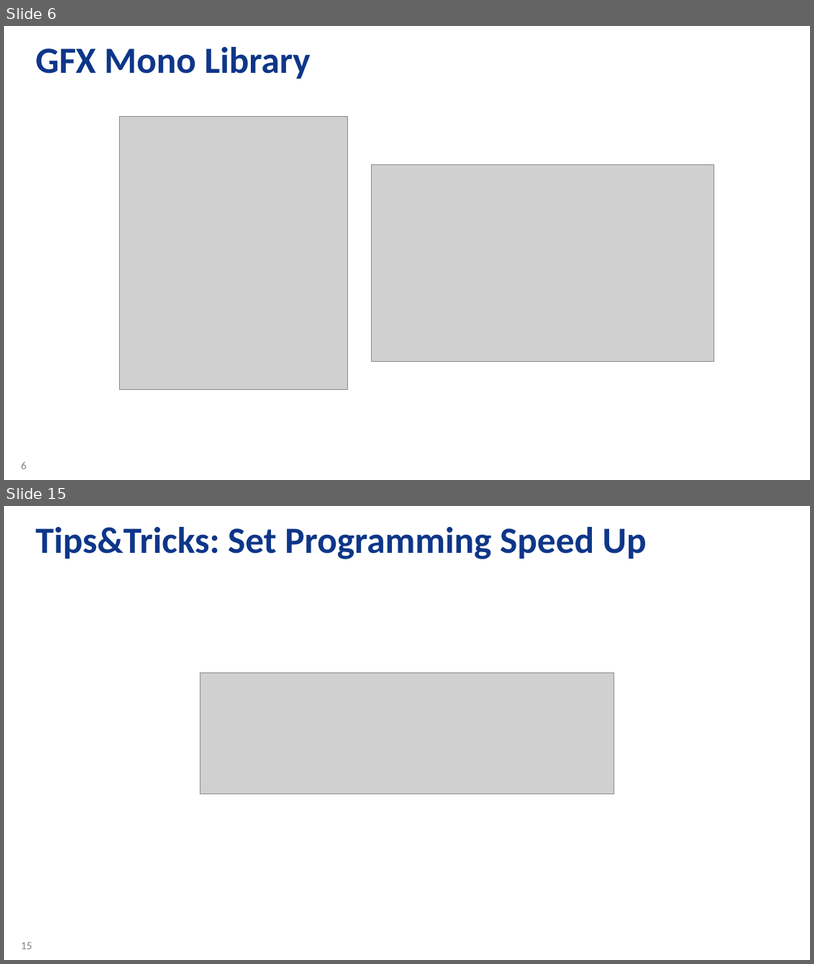
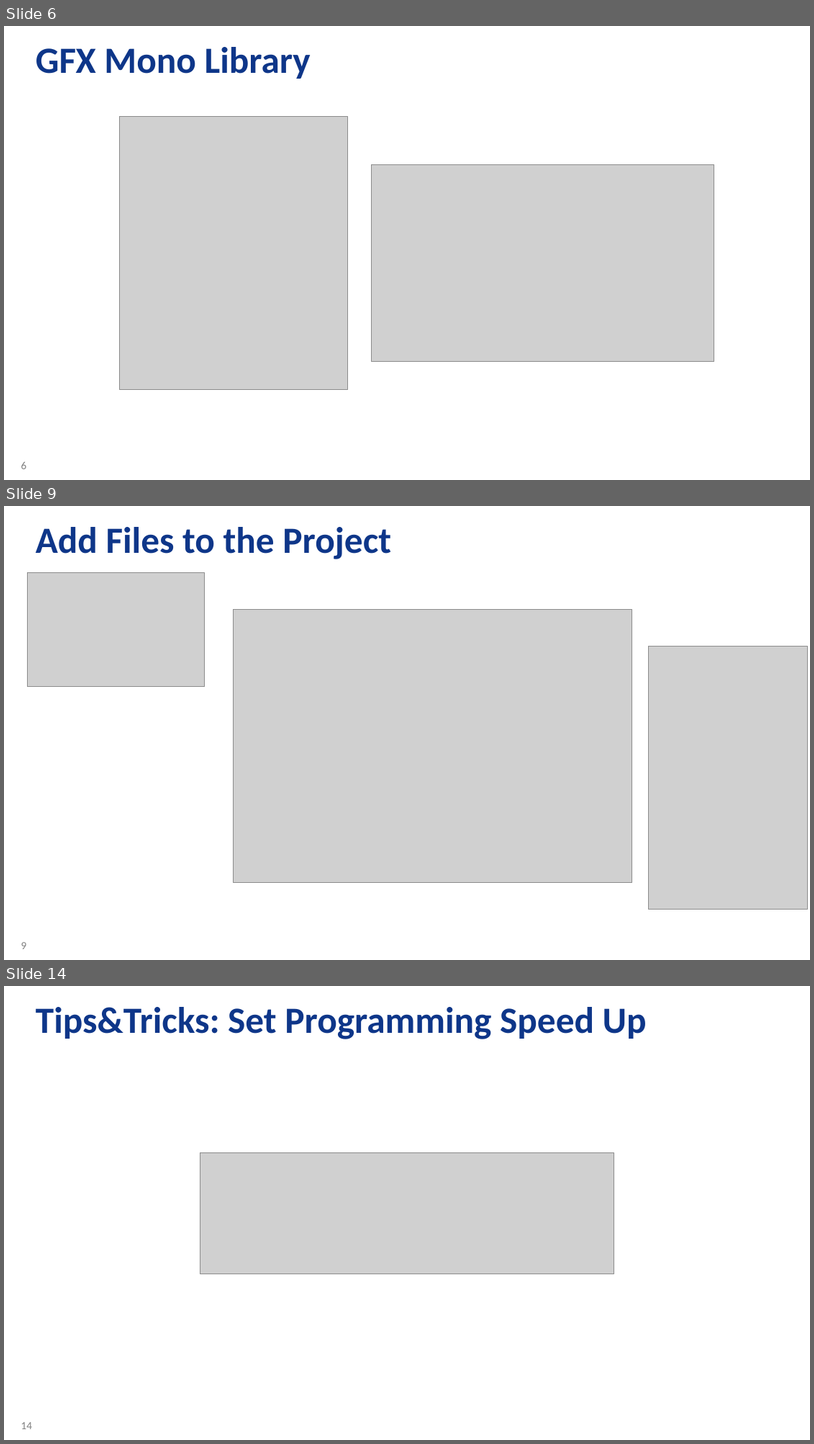
Before and after one commit to zabooh/T1S_Lab, a slide deck: doc/OLED1.pptx. Shown one above the other, each under a label of ours: slides 6 and 15 before the commit, slides 6, 9 and 14 after it; the slides between them are not shown. The pictures are 814x964 and 814x1444 pixels, drawn with LibreOffice and Linux fonts; fonts in the diff are those of the drawing; grey boxes stand for pictures; background and template pictures are left out. Boxes give left, top, right and bottom in pixels: in the first picture for what was removed or moved away, otherwise in the second. Text is boxed around its words. In the diff, an @@ line names an element or a change of style, - is before the commit and + after.

```diff
--- a/doc/OLED1.pptx
+++ b/doc/OLED1.pptx
@@ slide 9 added at (4,506,810,960), background #FFFFFF; not listed: 1 template element that a slide beside it also shows @@
@@ title added at (36,527,391,559), 44 pt, text #0E3689, bold @@
+Add Files to the Project
@@ picture added at (28,572,205,686) @@
@@ picture added at (233,610,632,883) @@
@@ picture added at (648,646,808,909) @@
@@ what was slide 15 is now slide 14 @@
@@ page number at (21,1422,32,1429): text changed @@
-15
+14
```
Also in this commit, not shown: 5 slides changed, 2 other slides added, 3 slides removed.
